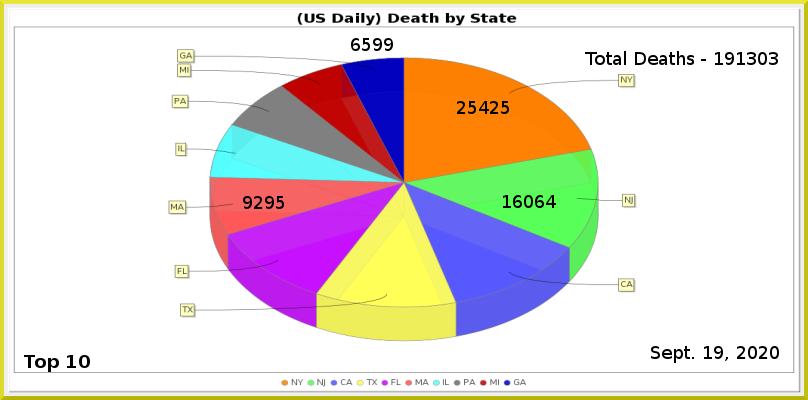
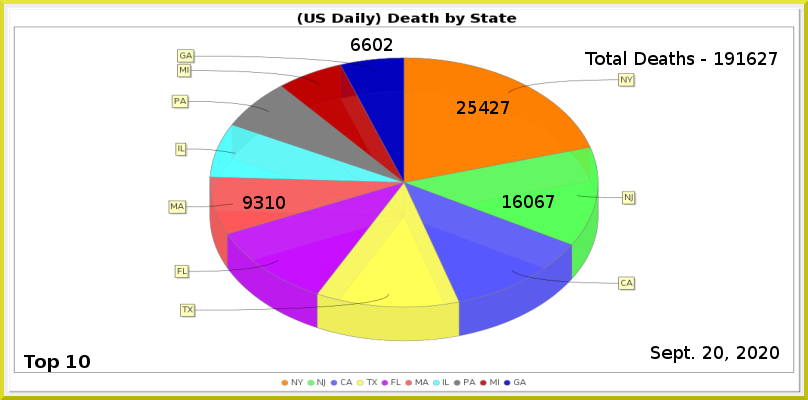
Two versions of the same layered image (w=808, h=400). Layer-by-layer changes:
painted on "Least" over <box>362,38,393,51</box>
painted on "MA" over <box>254,196,285,209</box>
painted on "NJ" over <box>546,195,556,208</box>
painted on "NY" over <box>501,101,509,114</box>
renamed "Total Deaths - 191303" to "Total Deaths - 191627", painted on it over <box>747,52,778,65</box>
painted on "Current Date" over <box>703,346,723,359</box>
painted on "Death_by_State.png" over <box>168,49,637,342</box>
